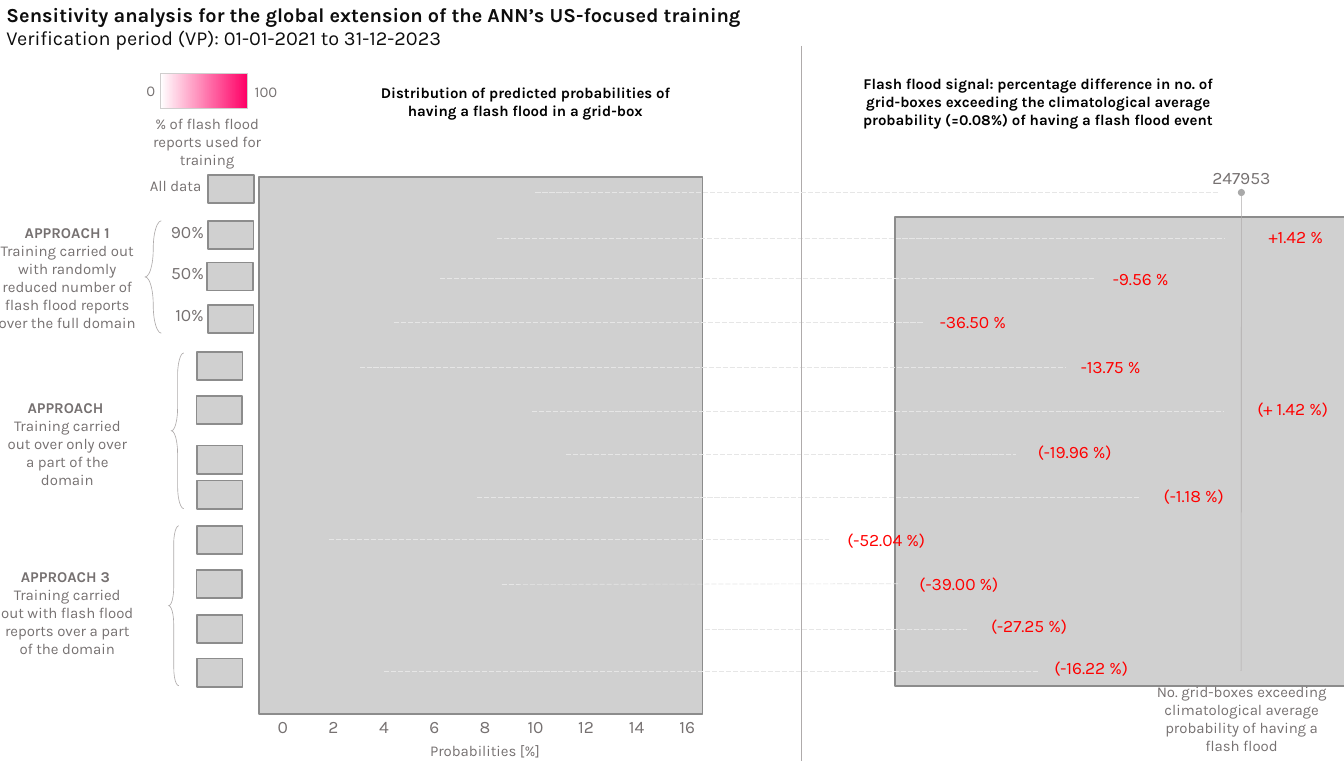
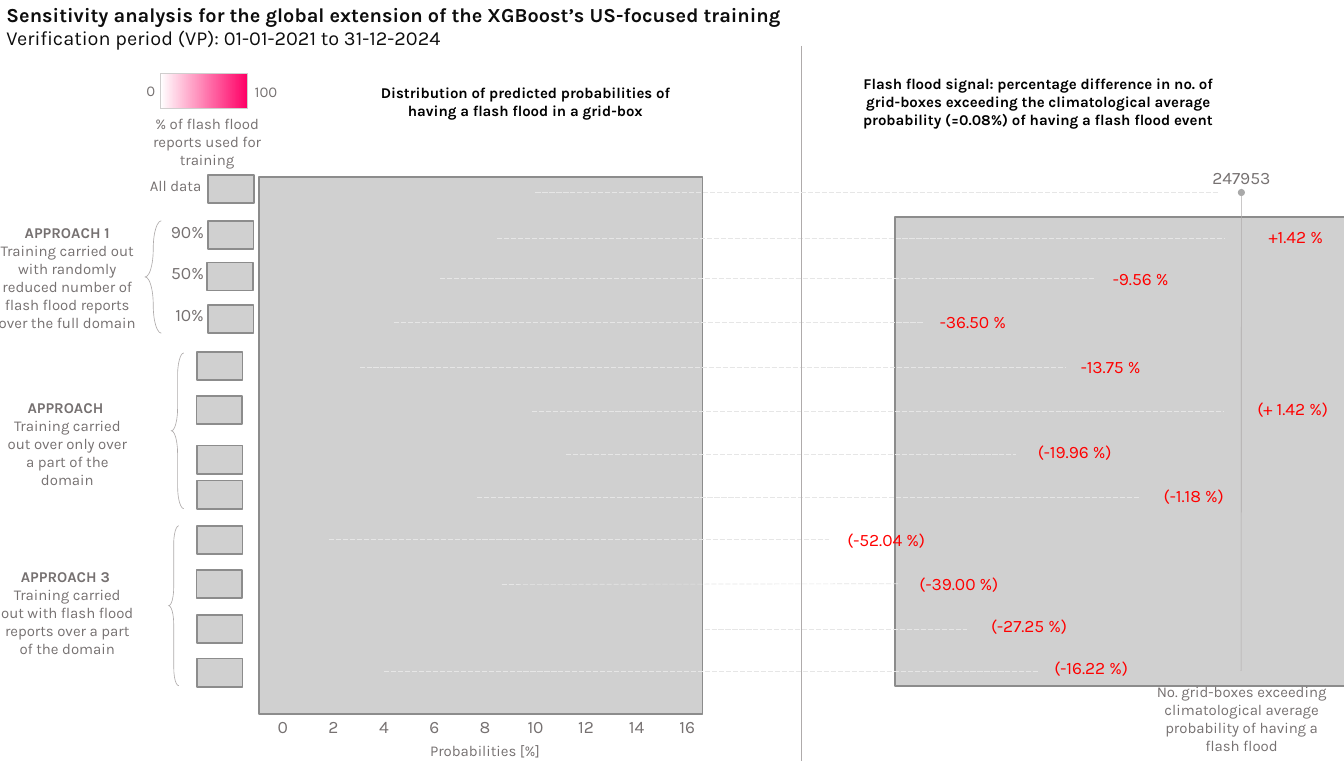
Before and after one commit to FatimaPillosu/thesis, a slide deck: slide 1 of chapter_05/figures/sensitivity_analysis_global_extension.pptx. Drawn at 1344x762 pixels with LibreOffice and Linux fonts; fonts in the diff are those of the drawing; grey boxes stand for pictures. Boxes give left, top, right and bottom in pixels: in the first picture for what was removed or moved away, otherwise in the second. Text is boxed around its words. In the diff, an @@ line names an element or a change of style, - is before the commit and + after.

Commit message:
Improved plot of the sensitivity analysis

```diff
--- a/chapter_05/figures/sensitivity_analysis_global_extension.pptx
+++ b/chapter_05/figures/sensitivity_analysis_global_extension.pptx
@@ text at (6, 8, 781, 50): text changed @@
-Sensitivity analysis for the global extension of the ANN’s US-focused training
-Verification period (VP): 01-01-2021 to 31-12-2023
+Sensitivity analysis for the global extension of the XGBoost’s US-focused training
+Verification period (VP): 01-01-2021 to 31-12-2024
```
Also in this commit, not shown: 1 other file.
